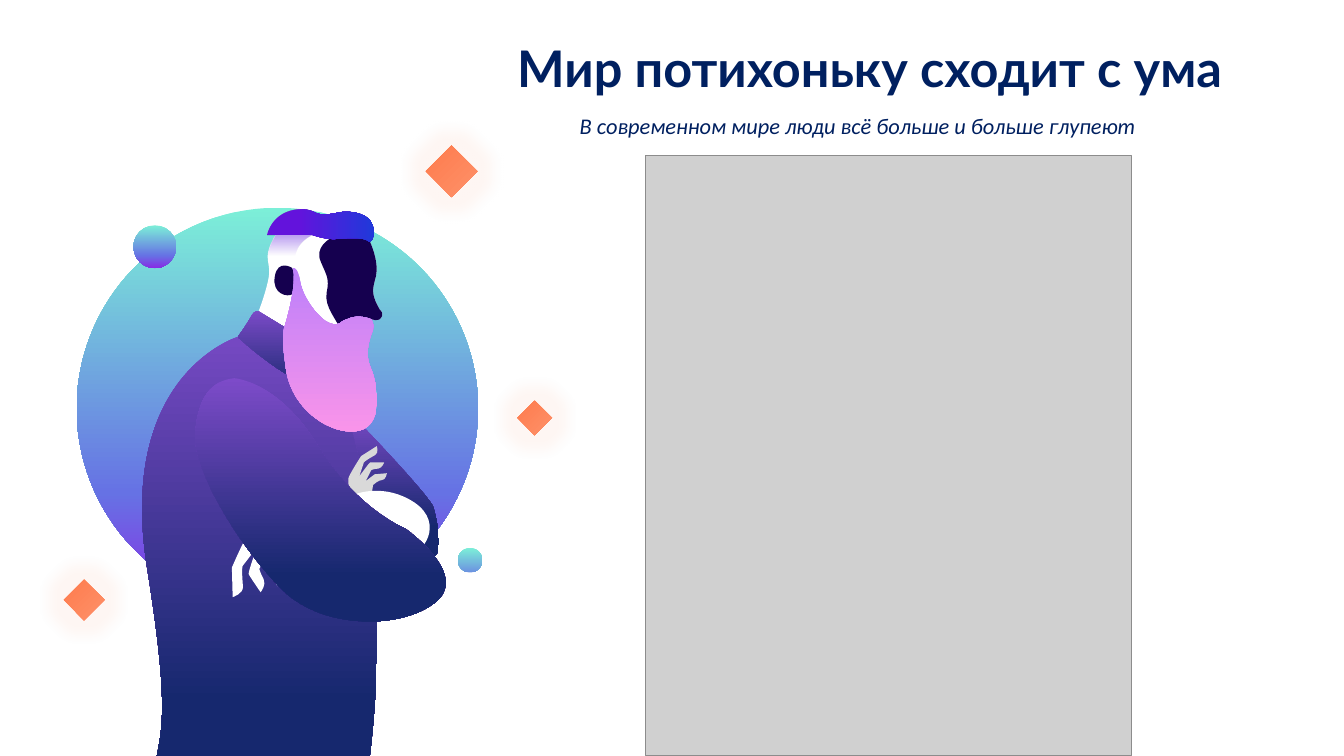
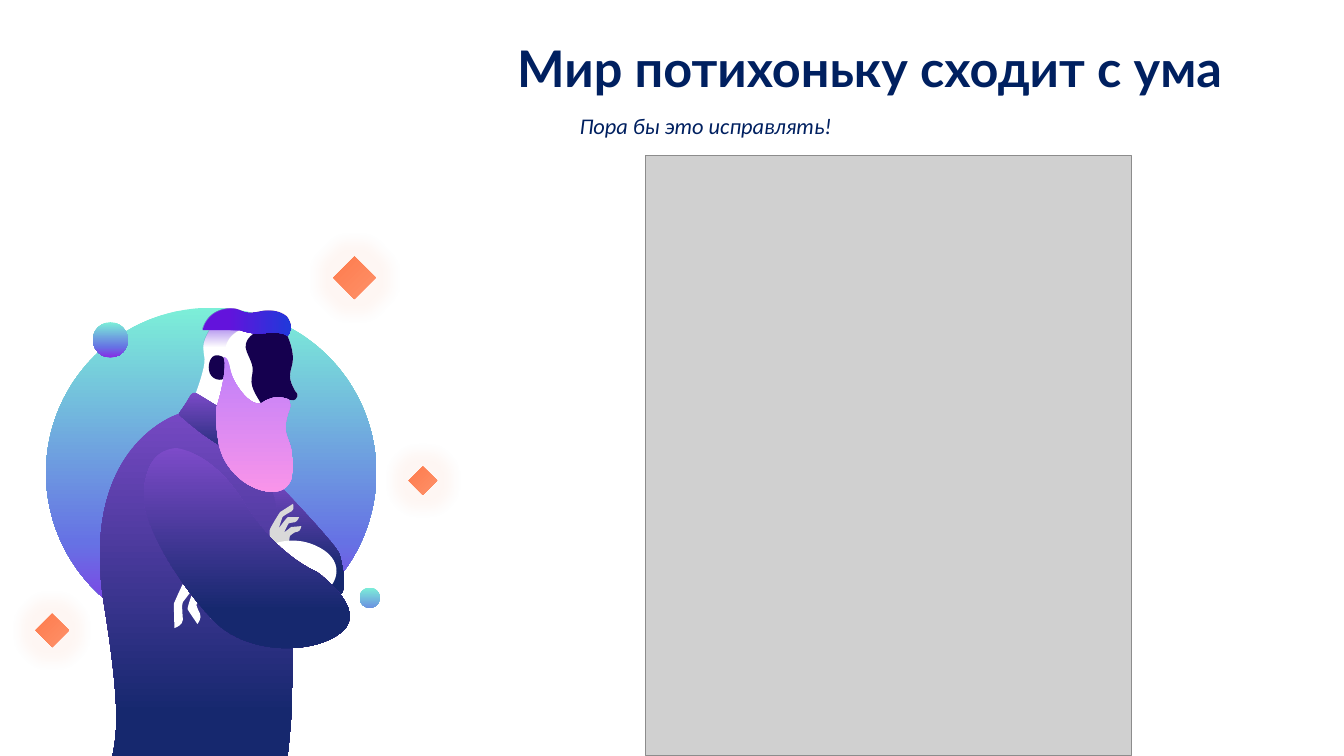
Before and after one commit to romka-best/NeoBrain_App, a slide deck: slide 5 of NeoBrain.pptx. Drawn at 1344x756 pixels with LibreOffice and Linux fonts; fonts in the diff are those of the drawing; grey boxes stand for pictures. Boxes give left, top, right and bottom in pixels: in the first picture for what was removed or moved away, otherwise in the second. Text is boxed around its words. In the diff, an @@ line names an element or a change of style, - is before the commit and + after.

Commit message:
Fixed bug with menu. Added new icons. Also added text to presentation and update presentation. Added ShimmerEffect for ChatController

```diff
--- a/NeoBrain.pptx
+++ b/NeoBrain.pptx
@@ text at <box>580,119,832,138</box>: text changed @@
-В современном мире люди всё больше и больше глупеют
+Пора бы это исправлять!
@@ diamond: place and size @@
-diamond at <box>425,145,477,197</box>
+diamond at <box>333,256,375,298</box>
@@ ellipse: place and size @@
-ellipse at <box>77,208,478,609</box>
+ellipse at <box>46,308,377,638</box>
@@ ellipse: place and size @@
-ellipse at <box>133,226,175,268</box>
+ellipse at <box>93,323,128,358</box>
@@ freeform shape: place and size @@
-freeform shape at <box>259,209,386,438</box>
+freeform shape at <box>196,309,300,497</box>
@@ freeform shape: place and size @@
-freeform shape at <box>264,209,374,270</box>
+freeform shape at <box>201,309,291,359</box>
@@ freeform shape: place and size @@
-freeform shape at <box>267,209,376,242</box>
+freeform shape at <box>203,309,292,336</box>
@@ freeform shape: place and size @@
-freeform shape at <box>315,217,386,400</box>
+freeform shape at <box>242,316,300,467</box>
@@ freeform shape: place and size @@
-freeform shape at <box>272,259,298,297</box>
+freeform shape at <box>207,350,228,381</box>
@@ freeform shape: place and size @@
-freeform shape at <box>283,265,385,438</box>
+freeform shape at <box>216,355,299,496</box>
@@ freeform shape: place and size @@
-freeform shape at <box>116,309,409,756</box>
+freeform shape at <box>79,391,320,756</box>
@@ freeform shape: place and size @@
-freeform shape at <box>238,309,340,393</box>
+freeform shape at <box>178,391,262,461</box>
@@ freeform shape: place and size @@
-freeform shape at <box>193,378,469,631</box>
+freeform shape at <box>141,448,368,656</box>
@@ freeform shape: place and size @@
-freeform shape at <box>308,408,444,561</box>
+freeform shape at <box>236,473,348,598</box>
@@ diamond: place and size @@
-diamond at <box>517,400,553,436</box>
+diamond at <box>408,467,437,495</box>
@@ freeform shape: place and size @@
-freeform shape at <box>348,447,387,516</box>
+freeform shape at <box>269,504,301,562</box>
@@ freeform shape: place and size @@
-freeform shape at <box>324,477,449,561</box>
+freeform shape at <box>250,530,352,599</box>
@@ freeform shape: place and size @@
-freeform shape at <box>232,505,310,598</box>
+freeform shape at <box>173,553,237,628</box>
@@ ellipse: place and size @@
-ellipse at <box>458,548,482,573</box>
+ellipse at <box>360,588,380,608</box>
@@ diamond: place and size @@
-diamond at <box>64,580,105,621</box>
+diamond at <box>35,614,69,647</box>
```
Also in this commit, not shown: 5 other slides changed, 24 other files.
